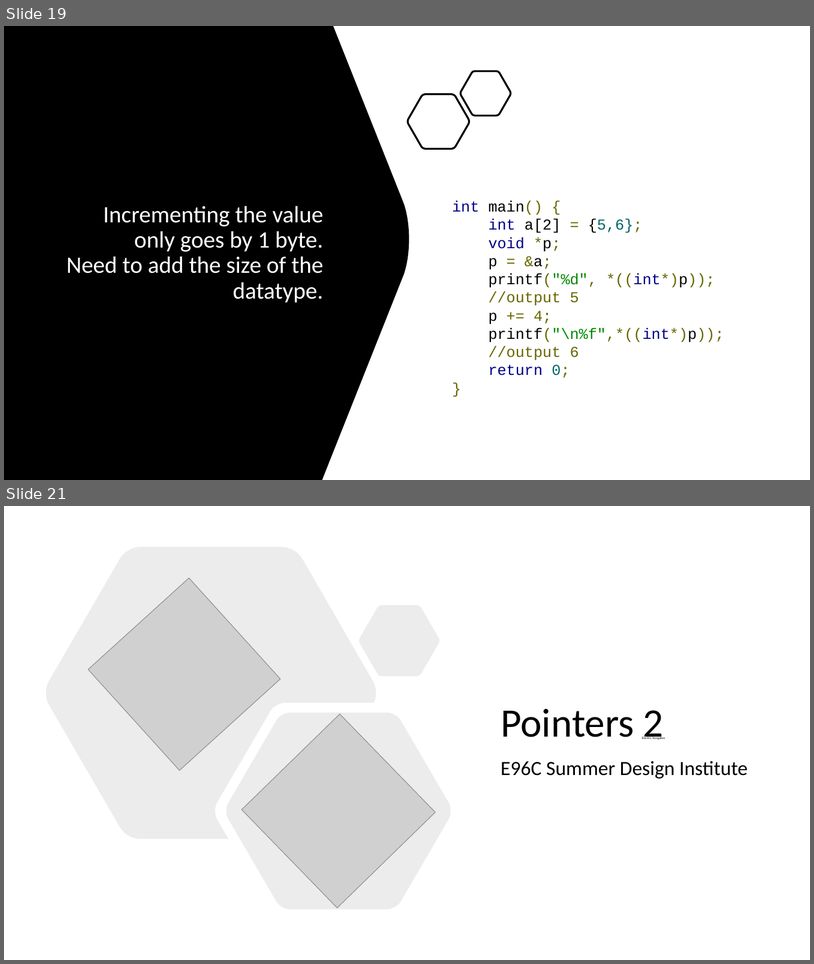
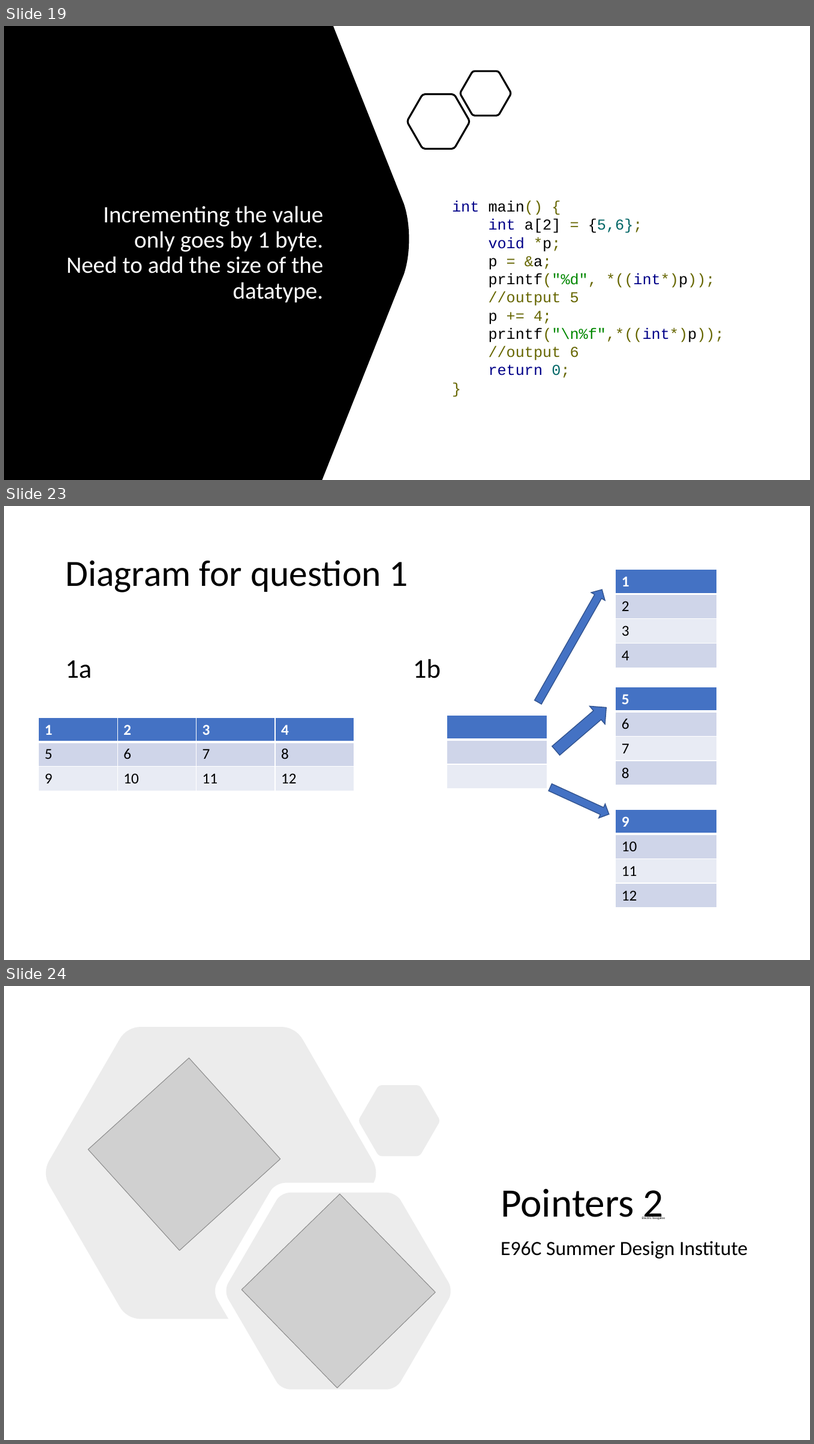
Before and after one commit to BlakeLazarine/SummerDesignInstitute, a slide deck: PointersLecture.pptx. Shown one above the other, each under a label of ours: slides 19 and 21 before the commit, slides 19, 23 and 24 after it; the slides between them are not shown. The pictures are 814x964 and 814x1444 pixels, drawn with LibreOffice and Linux fonts; fonts in the diff are those of the drawing; grey boxes stand for pictures. Boxes give left, top, right and bottom in pixels: in the first picture for what was removed or moved away, otherwise in the second. Text is boxed around its words. In the diff, an @@ line names an element or a change of style, - is before the commit and + after.

```diff
--- a/PointersLecture.pptx
+++ b/PointersLecture.pptx
@@ slide 23 added at (4,506,810,960), background #FFFFFF @@
@@ title added at (65,560,408,592), 44 pt, text #000000 @@
+Diagram for question 1
@@ table added at (616,570,717,667), 4 rows, 1 columns @@
+1
+2
+3
+4
@@ right arrow added at (531,586,609,706), fill #4472C4, outline #325491 1 pt @@
@@ text added at (65,660,92,678), 32 pt, text #000000 @@
+1a
@@ text added at (413,659,441,678), 32 pt, text #000000 @@
+1b
@@ right arrow added at (549,699,615,760), fill #4472C4, outline #325491 1 pt @@
@@ table added at (616,687,717,785), 4 rows, 1 columns @@
+5
+6
+7
+8
@@ table added at (38,717,353,791), 3 rows, 4 columns @@
+1 | 2 | 3 | 4
+5 | 6 | 7 | 8
+9 | 10 | 11 | 12
@@ table added at (447,715,547,789), 3 rows, 1 columns @@
+
+
+
@@ right arrow added at (548,780,613,821), fill #4472C4, outline #325491 1 pt @@
@@ table added at (616,809,717,907), 4 rows, 1 columns @@
+9
+10
+11
+12
@@ what was slide 21 is now slide 24 @@
```
Also in this commit, not shown: 5 slides changed, 3 other slides added, 10 other files.
